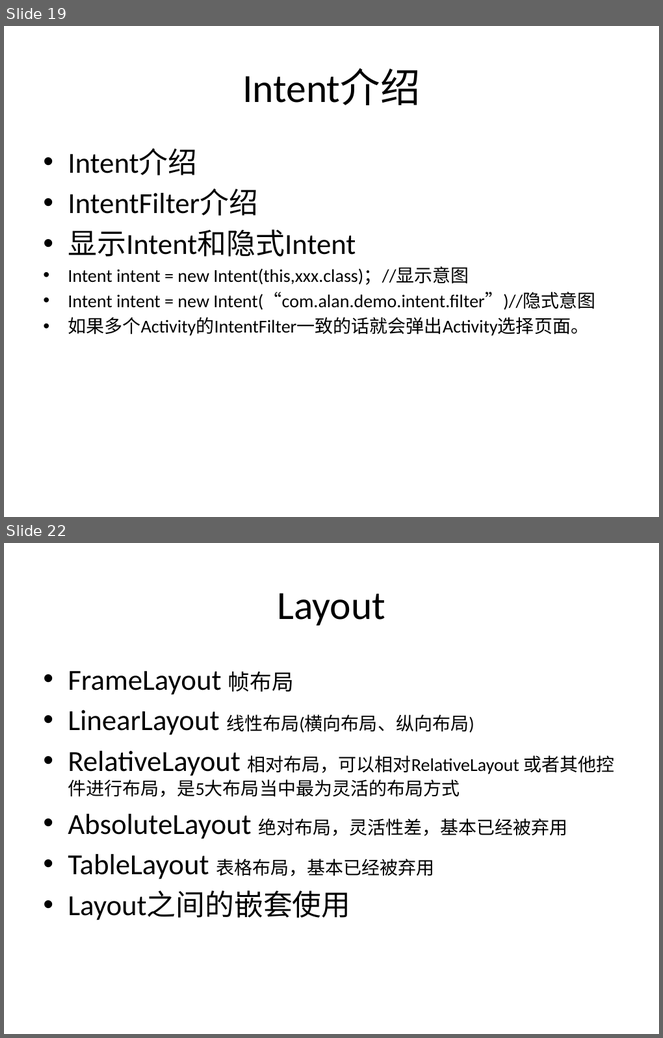
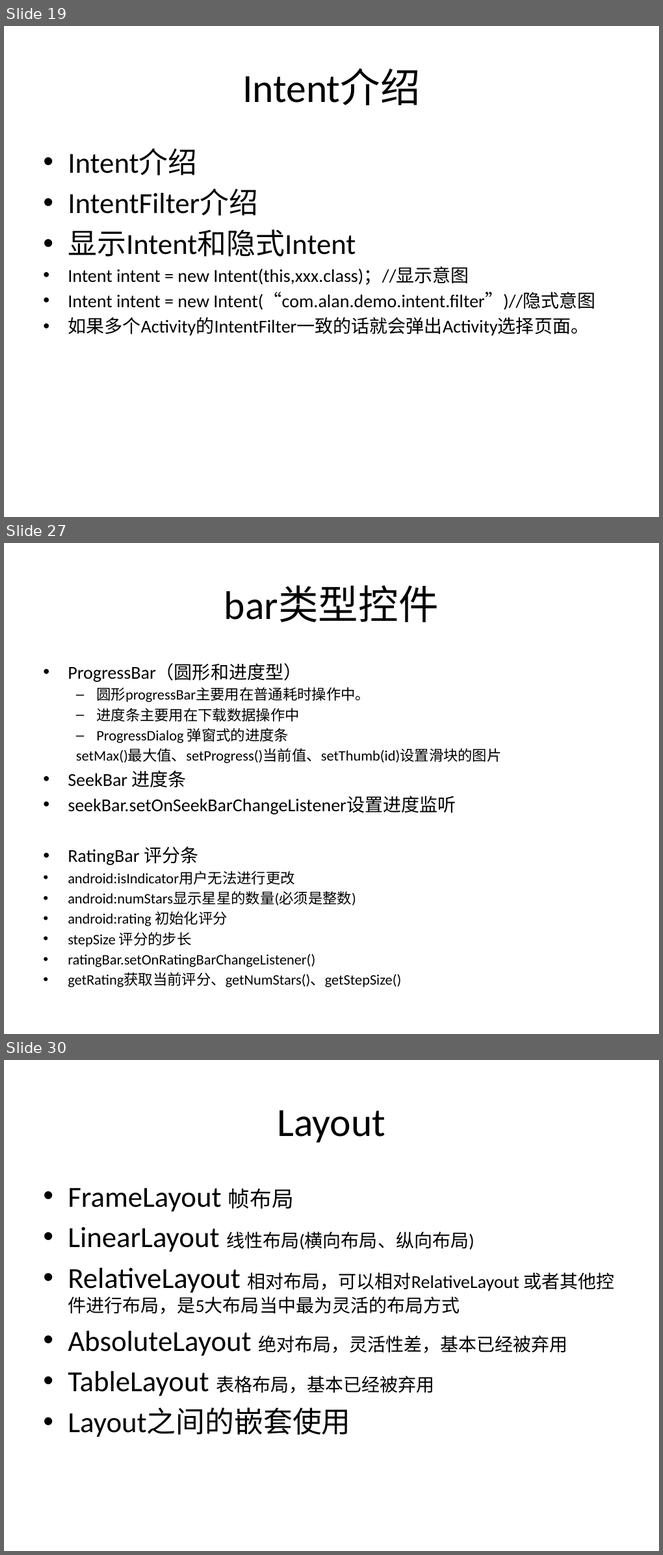
Before and after one commit to alanforgithub/share_content, a slide deck: 文件资料/Android培训-1.pptx. Shown one above the other, each under a label of ours: slides 19 and 22 before the commit, slides 19, 27 and 30 after it; the slides between them are not shown. The pictures are 663x1038 and 663x1555 pixels, drawn with LibreOffice and Linux fonts; fonts in the diff are those of the drawing. Boxes give left, top, right and bottom in pixels: in the first picture for what was removed or moved away, otherwise in the second. Text is boxed around its words. In the diff, an @@ line names an element or a change of style, - is before the commit and + after.

```diff
--- a/文件资料/Android培训-1.pptx
+++ b/文件资料/Android培训-1.pptx
@@ slide 27 added at <box>4,543,659,1034</box>, background #FFFFFF @@
@@ title added at <box>224,586,439,622</box>, 44 pt, text #000000 @@
+bar类型控件
@@ text added at <box>68,664,502,988</box>, 16 pt, text #000000 @@
+• ProgressBar（圆形和进度型）
+  – 圆形progressBar主要用在普通耗时操作中。
+  – 进度条主要用在下载数据操作中
+  – ProgressDialog 弹窗式的进度条
+  setMax()最大值、setProgress()当前值、setThumb(id)设置滑块的图片
+• SeekBar 进度条
+• seekBar.setOnSeekBarChangeListener设置进度监听
+• RatingBar 评分条
+• android:isIndicator用户无法进行更改
+• android:numStars显示星星的数量(必须是整数)
+• android:rating 初始化评分
+• stepSize 评分的步长
+• ratingBar.setOnRatingBarChangeListener()
+• getRating获取当前评分、getNumStars()、getStepSize()
@@ what was slide 22 is now slide 30 @@
```
Also in this commit, not shown: 4 slides changed, 6 other slides added, 21 other files.
